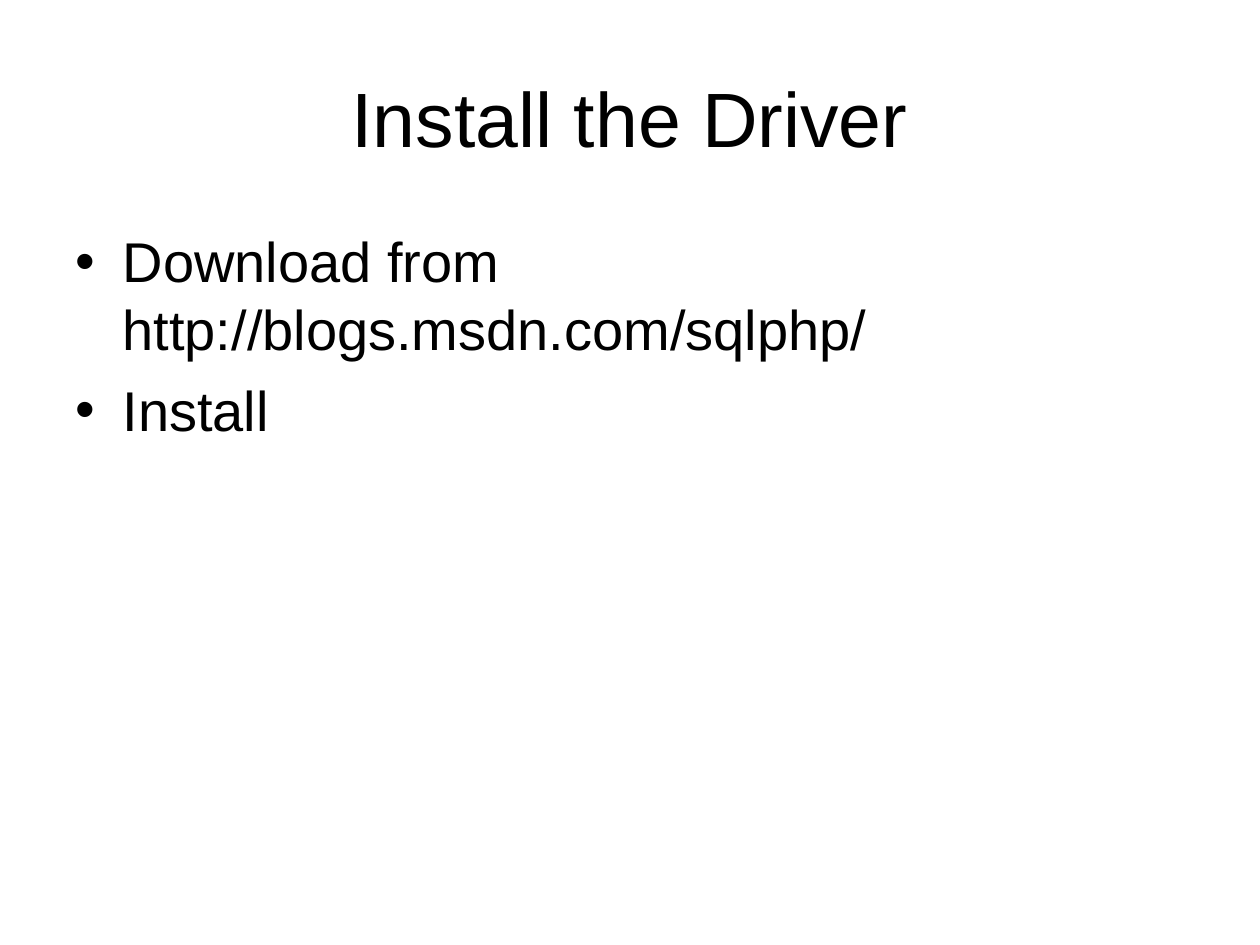
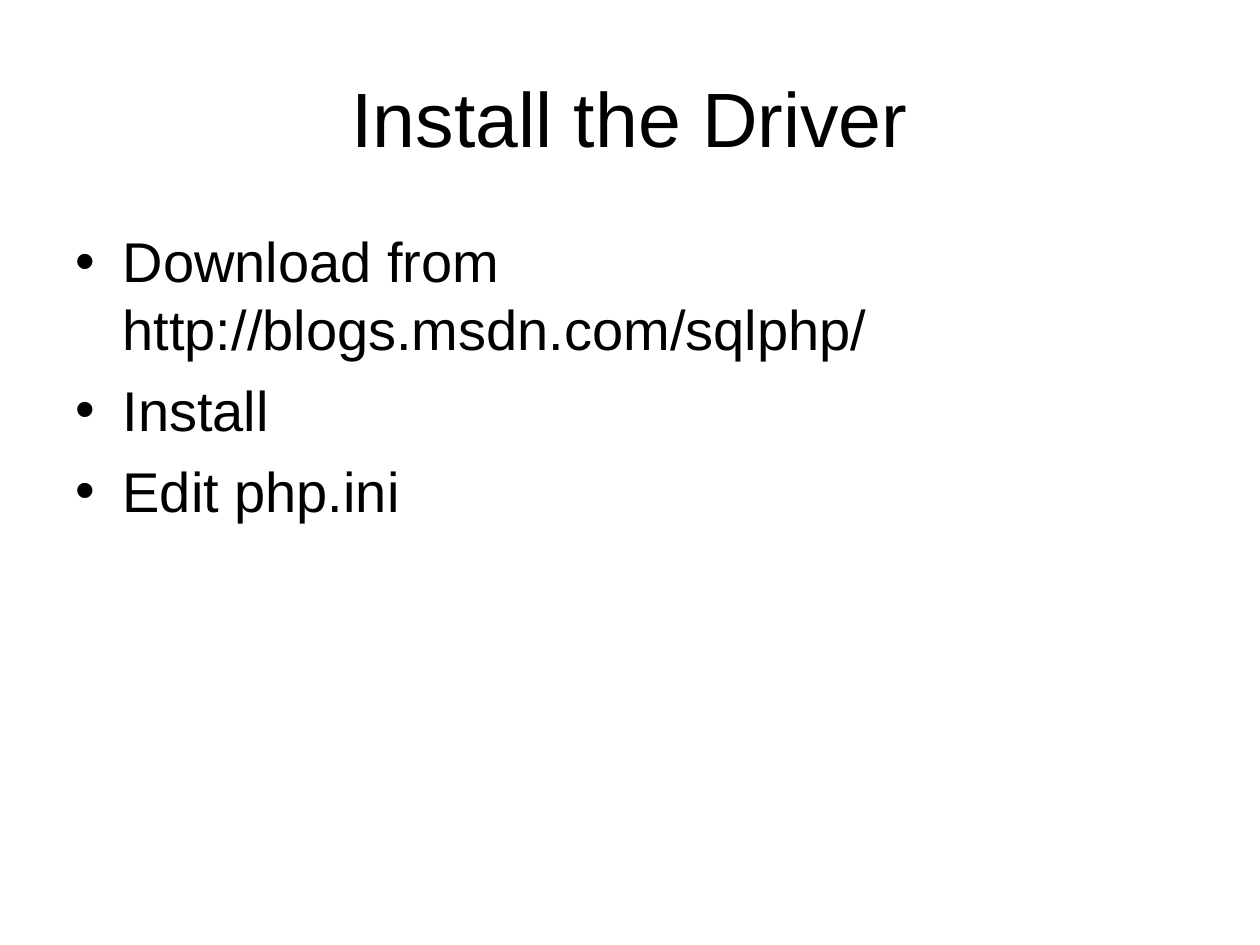
Before and after one commit to LIPHP/Employee-Contact-List, a slide deck: slide 8 of Docs/Using Microsoft SQL Server with PHP.ppt. Drawn at 1260x945 pixels with LibreOffice and Linux fonts; fonts in the diff are those of the drawing. Boxes give left, top, right and bottom in pixels: in the first picture for what was removed or moved away, otherwise in the second. Text is boxed around its words. In the diff, an @@ line names an element or a change of style, - is before the commit and + after.

```diff
--- a/Docs/Using Microsoft SQL Server with PHP.ppt
+++ b/Docs/Using Microsoft SQL Server with PHP.ppt
@@ text at [123, 471, 400, 523]: paragraph added @@
+• Edit php.ini
```
Also in this commit, not shown: 2 other slides changed, 2 slides added, 7 slides removed.
